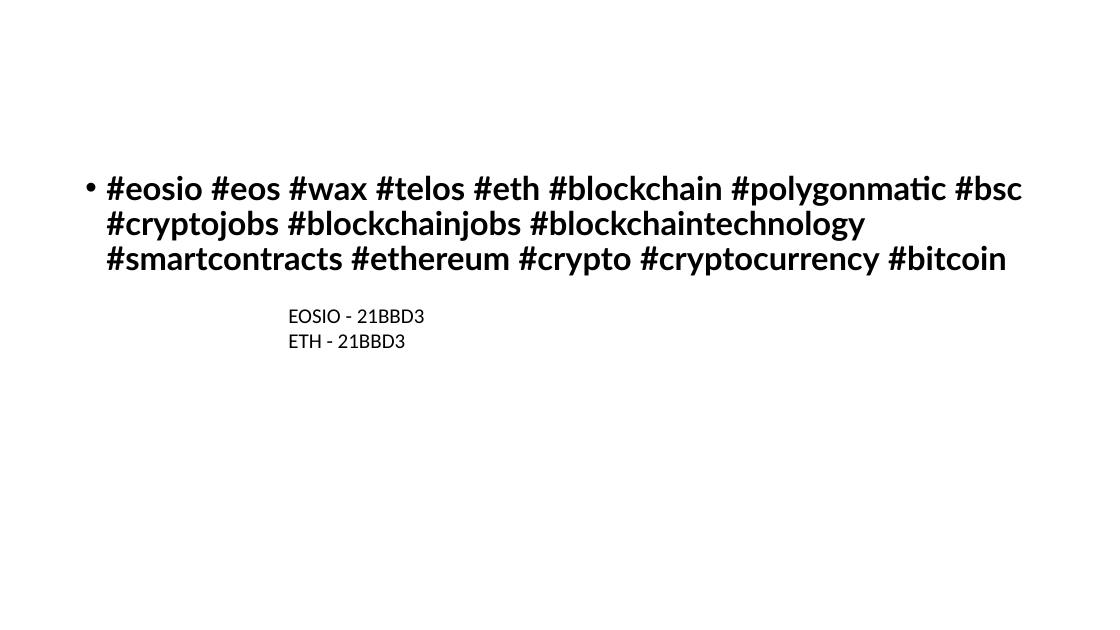
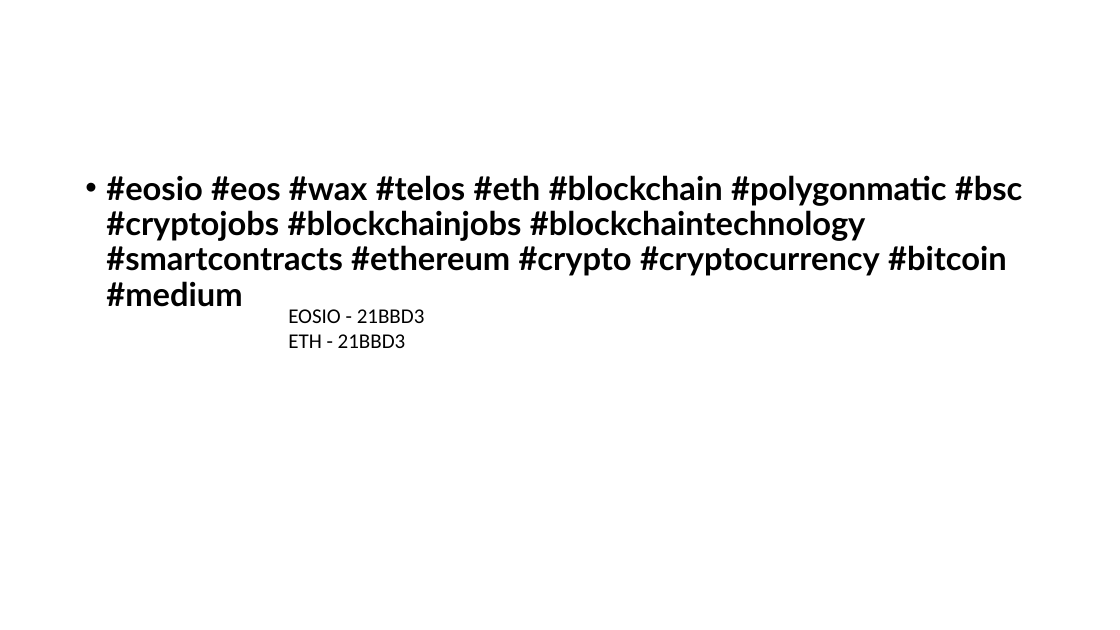
Before and after one commit to abhi3700/evm-playground, a slide deck: slide 4 of others/eosio_vs_eth.pptx (slide 2 before the commit). Drawn at 1120x630 pixels with LibreOffice and Linux fonts; fonts in the diff are those of the drawing; background and template pictures are left out. Boxes give left, top, right and bottom in pixels: in the first picture for what was removed or moved away, otherwise in the second. Text is boxed around its words. In the diff, an @@ line names an element or a change of style, - is before the commit and + after.

```diff
--- a/others/eosio_vs_eth.pptx
+++ b/others/eosio_vs_eth.pptx
@@ text at <box>106,175,1023,307</box>: text changed @@
-• #eosio #eos #wax #telos #eth #blockchain #polygonmatic #bsc #cryptojobs #blockchainjobs #blockchaintechnology #smartcontracts #ethereum #crypto #cryptocurrency #bitcoin
+• #eosio #eos #wax #telos #eth #blockchain #polygonmatic #bsc #cryptojobs #blockchainjobs #blockchaintechnology #smartcontracts #ethereum #crypto #cryptocurrency #bitcoin #medium
```
Also in this commit, not shown: 2 slides added, 5 other files.
